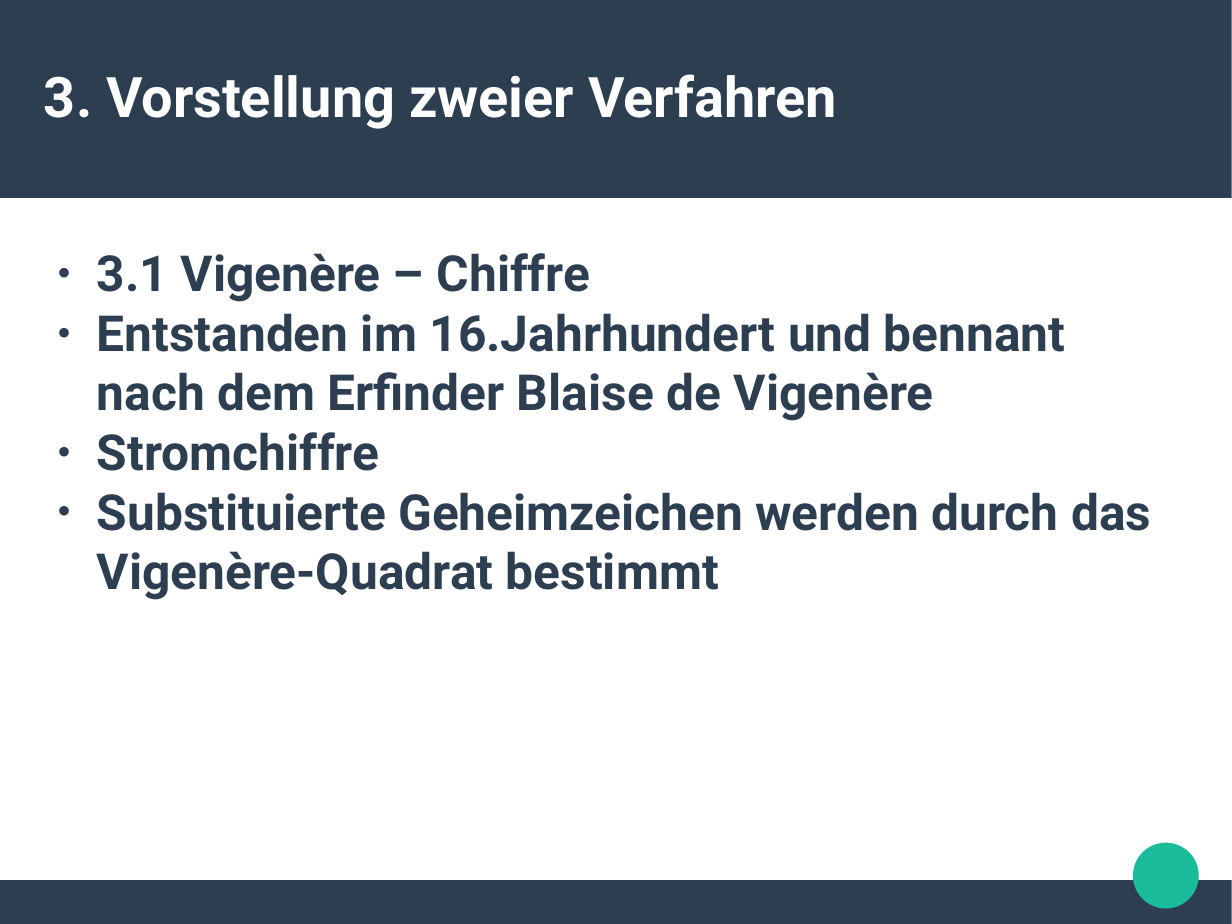
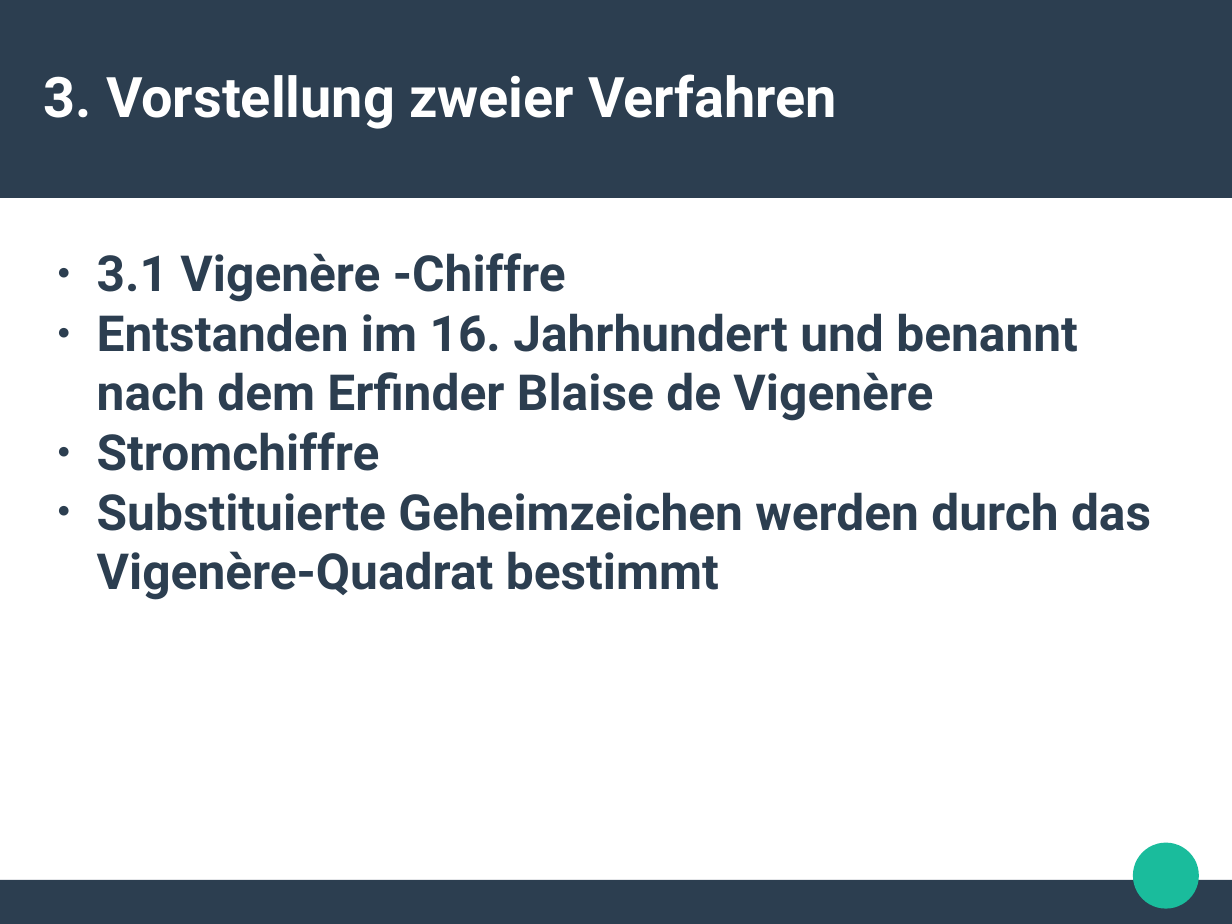
Before and after one commit to Mofiche/KL, a slide deck: slide 8 of PräKL.pptx. Drawn at 1232x924 pixels with LibreOffice and Linux fonts; fonts in the diff are those of the drawing. Boxes give left, top, right and bottom in pixels: in the first picture for what was removed or moved away, otherwise in the second. Text is boxed around its words. In the diff, an @@ line names an element or a change of style, - is before the commit and + after.

```diff
--- a/PräKL.pptx
+++ b/PräKL.pptx
@@ text at [97, 253, 1078, 421]: text changed @@
-● 3.1 Vigenère – Chiffre
-● Entstanden im 16.Jahrhundert und bennant nach dem Erfinder Blaise de Vigenère
+● 3.1 Vigenère -Chiffre
+● Entstanden im 16. Jahrhundert und benannt nach dem Erfinder Blaise de Vigenère
```
Also in this commit, not shown: 7 other slides changed, 1 slide added, 5 other files.
